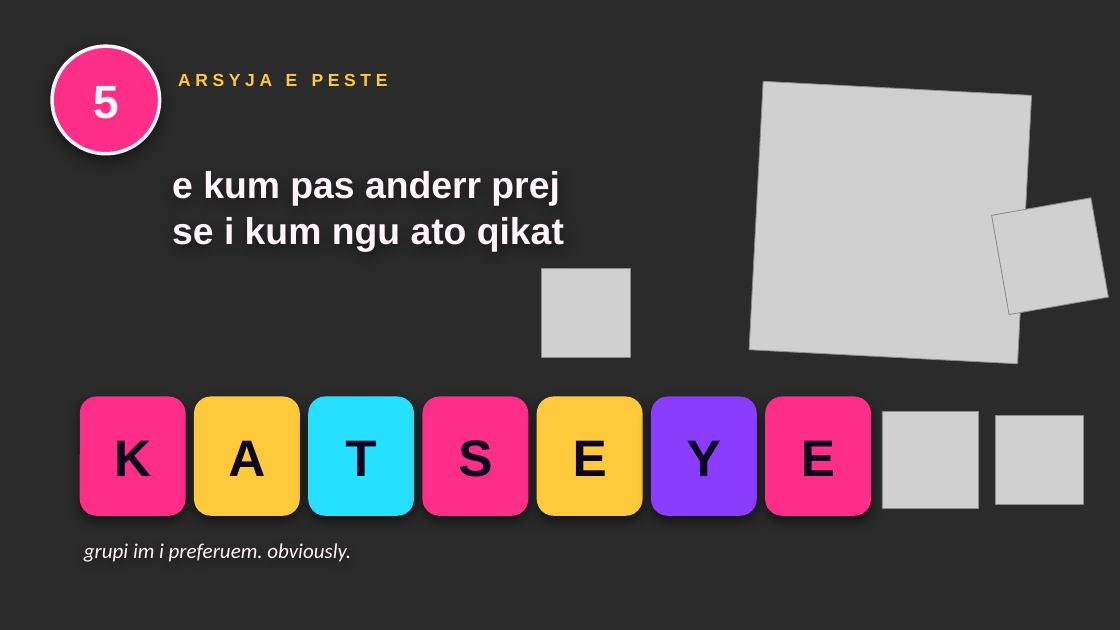
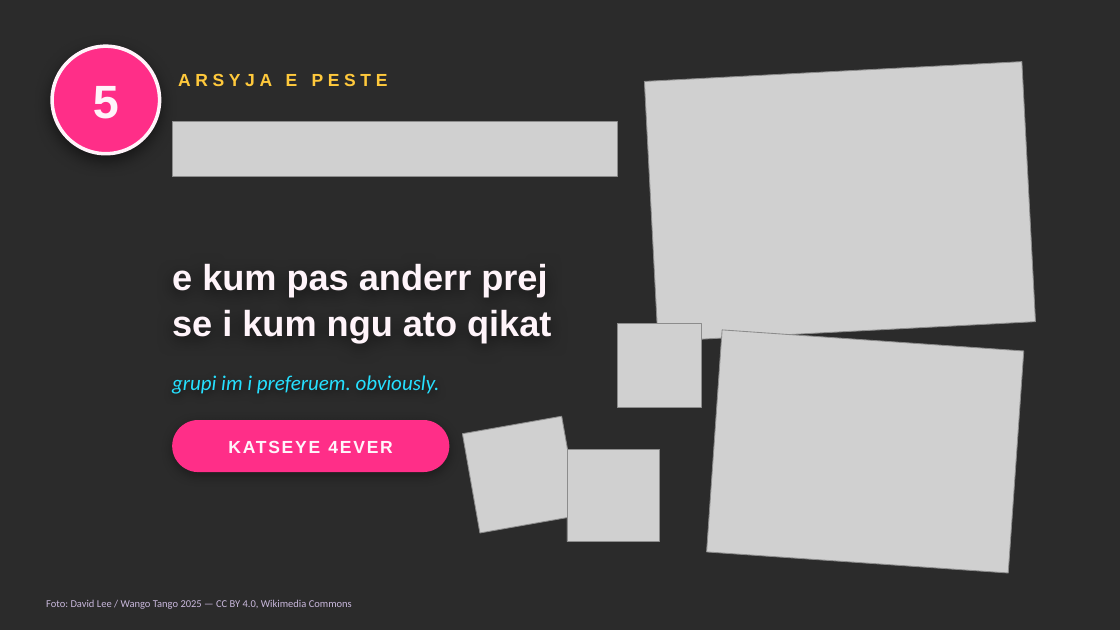
Before and after one commit to oltionselmani/Elbi, a slide deck: slide 6 of katseye-album-presentation.pptx. Drawn at 1120x630 pixels with LibreOffice and Linux fonts; fonts in the diff are those of the drawing; grey boxes stand for pictures; background and template pictures are left out; a plain dark background stands for a picture behind light text. Boxes give left, top, right and bottom in pixels: in the first picture for what was removed or moved away, otherwise in the second. Text is boxed around its words. In the diff, an @@ line names an element or a change of style, - is before the commit and + after.

```diff
--- a/katseye-album-presentation.pptx
+++ b/katseye-album-presentation.pptx
@@ picture at (x1=645, y1=62, x2=1036, y2=342): rotation 3 to 357 degrees @@
@@ picture added at (x1=172, y1=122, x2=618, y2=176) @@
@@ text "e kum pas anderr prej" moved from (x1=172, y1=171, x2=564, y2=252) to (x1=172, y1=263, x2=551, y2=343) @@
@@ text "e kum pas anderr prej" at (x1=172, y1=263, x2=551, y2=343): size 32 to 31 pt; line spacing 40pt to 39pt @@
@@ picture removed at (x1=542, y1=269, x2=630, y2=357) @@
@@ picture resized from (x1=996, y1=416, x2=1084, y2=504) to (x1=618, y1=323, x2=702, y2=408) @@
@@ picture added at (x1=707, y1=330, x2=1024, y2=573) @@
@@ text "grupi im i preferuem. obviously." moved from (x1=84, y1=543, x2=351, y2=562) to (x1=172, y1=375, x2=440, y2=394) @@
@@ text "grupi im i preferuem. obviously." at (x1=172, y1=375, x2=440, y2=394): text colour #FFF4FA to #26E0FF @@
@@ rounded rectangle removed at (x1=80, y1=397, x2=186, y2=516) @@
@@ rounded rectangle removed at (x1=194, y1=397, x2=300, y2=516) @@
@@ rounded rectangle removed at (x1=308, y1=397, x2=414, y2=516) @@
@@ rounded rectangle removed at (x1=423, y1=397, x2=528, y2=516) @@
@@ picture moved from (x1=992, y1=198, x2=1109, y2=315) to (x1=463, y1=416, x2=579, y2=533) @@
@@ rounded rectangle removed at (x1=537, y1=397, x2=643, y2=516) @@
@@ rounded rectangle removed at (x1=651, y1=397, x2=757, y2=516) @@
@@ rounded rectangle removed at (x1=765, y1=397, x2=871, y2=516) @@
@@ text removed at (x1=114, y1=440, x2=151, y2=476) @@
-K
@@ rounded rectangle added at (x1=172, y1=420, x2=450, y2=472), fill #FF2E88 @@
@@ text added at (x1=172, y1=420, x2=450, y2=472), 15 pt, text #FFF4FA, bold @@
+KATSEYE 4EVER
@@ text removed at (x1=228, y1=440, x2=265, y2=476) @@
-A
@@ text removed at (x1=345, y1=440, x2=376, y2=476) @@
-T
@@ text removed at (x1=458, y1=440, x2=492, y2=477) @@
-S
@@ text removed at (x1=573, y1=440, x2=607, y2=476) @@
-E
@@ text removed at (x1=687, y1=440, x2=721, y2=476) @@
-Y
@@ text removed at (x1=801, y1=440, x2=835, y2=476) @@
-E
@@ picture resized from (x1=882, y1=412, x2=979, y2=508) to (x1=567, y1=450, x2=660, y2=542) @@
@@ text added at (x1=46, y1=599, x2=352, y2=609), 9 pt, text #C9B8DC @@
+Foto: David Lee / Wango Tango 2025 — CC BY 4.0, Wikimedia Commons
```
